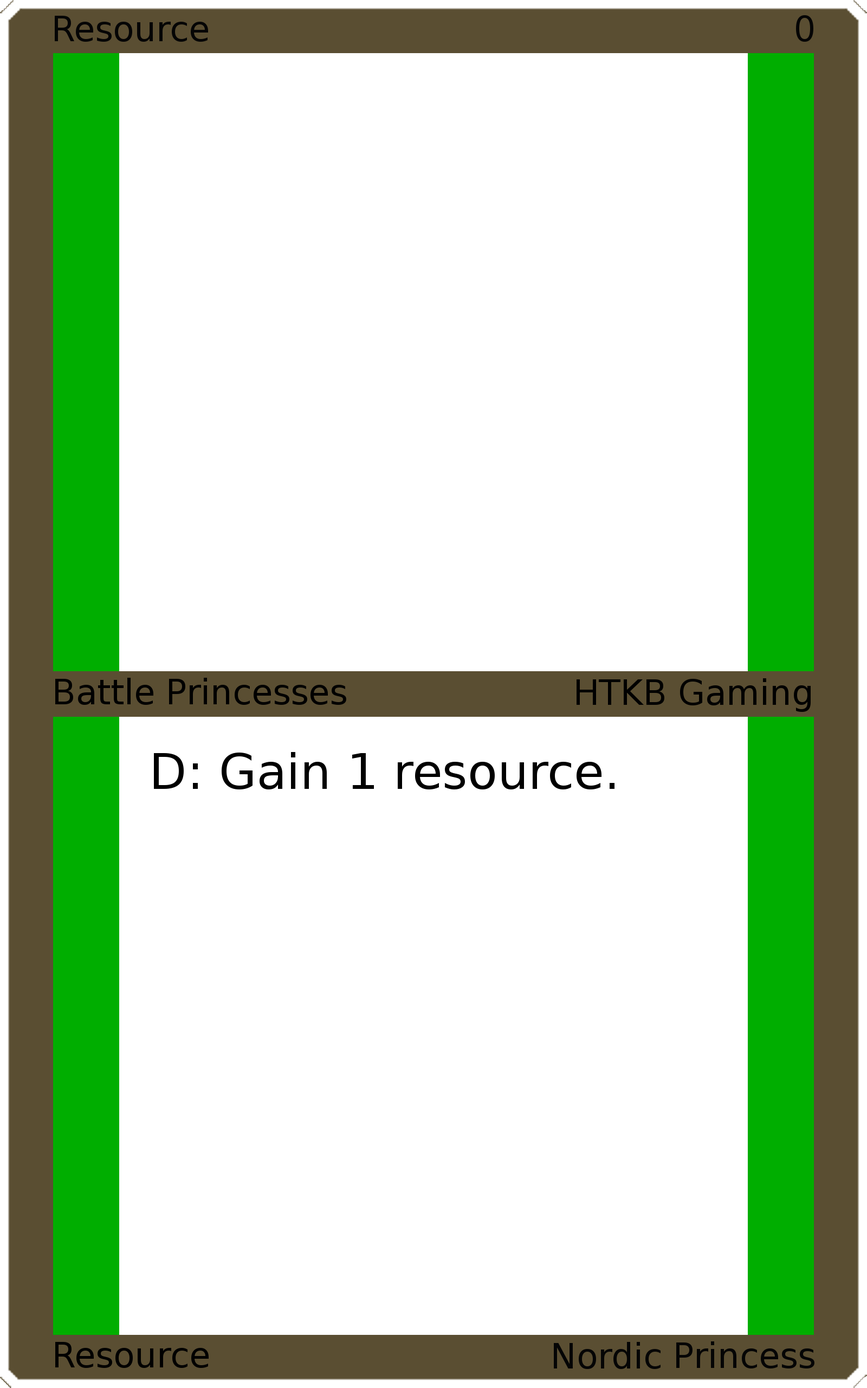
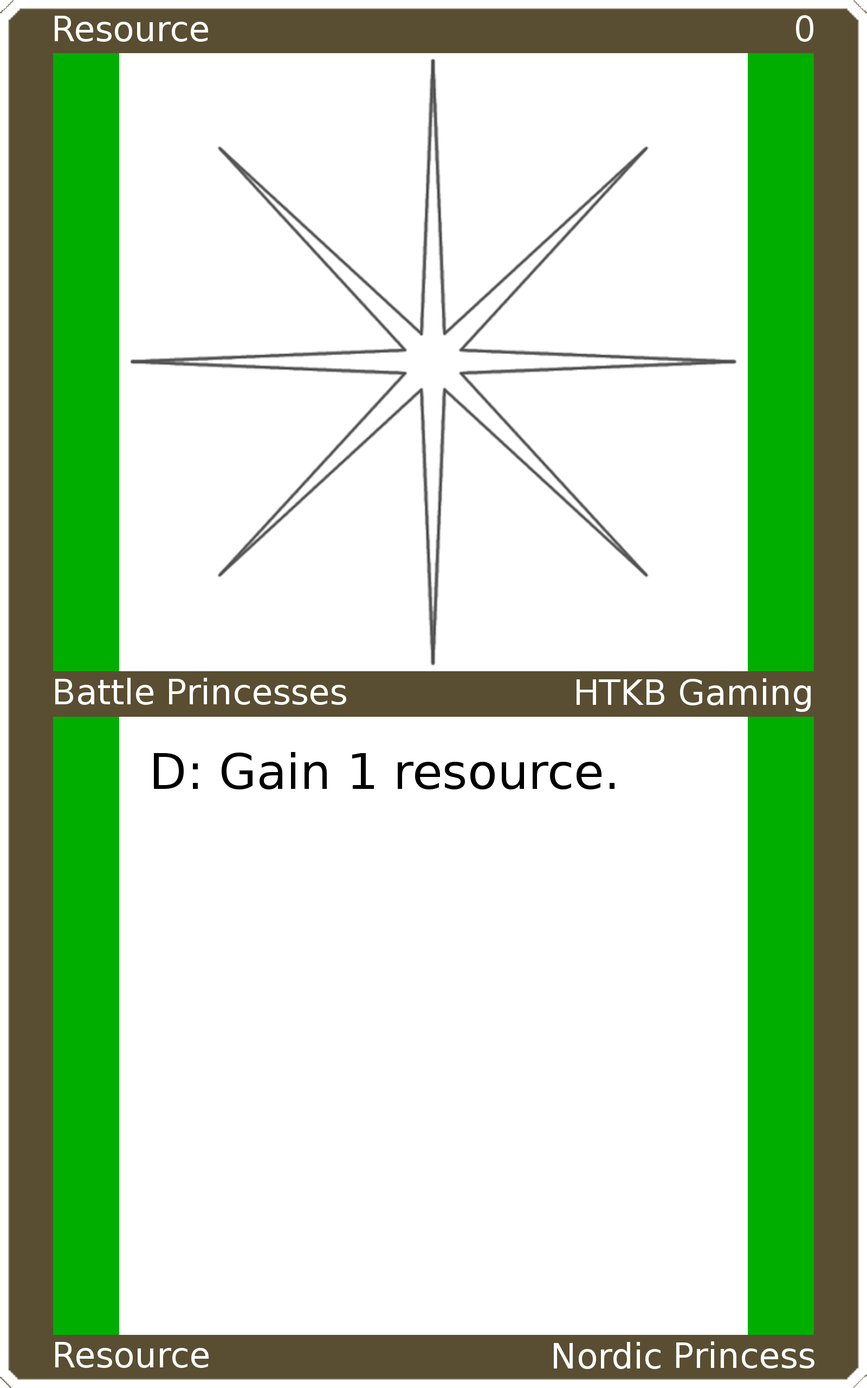
Revision of a layered 867 x 1388 image; what changed, layer by layer:
painted on "Upper Left" over <box>54,15,209,42</box>
painted on "Upper Right" over <box>796,15,814,42</box>
painted on "Mid Left" over <box>55,677,347,705</box>
painted on "Mid Right" over <box>576,678,811,712</box>
painted on "Bottom Left" over <box>55,1341,209,1368</box>
painted on "Bottom Right" over <box>553,1340,815,1369</box>
added layer "Art" above "Top Background" over <box>129,57,738,666</box>
